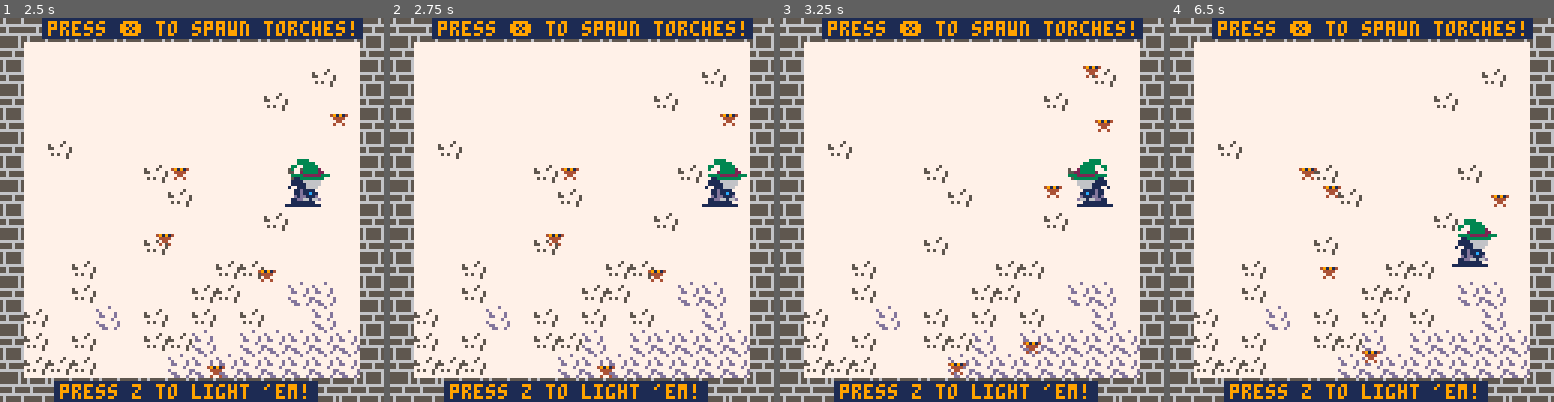
Above: before the commit, frames 1-4 (left to right).
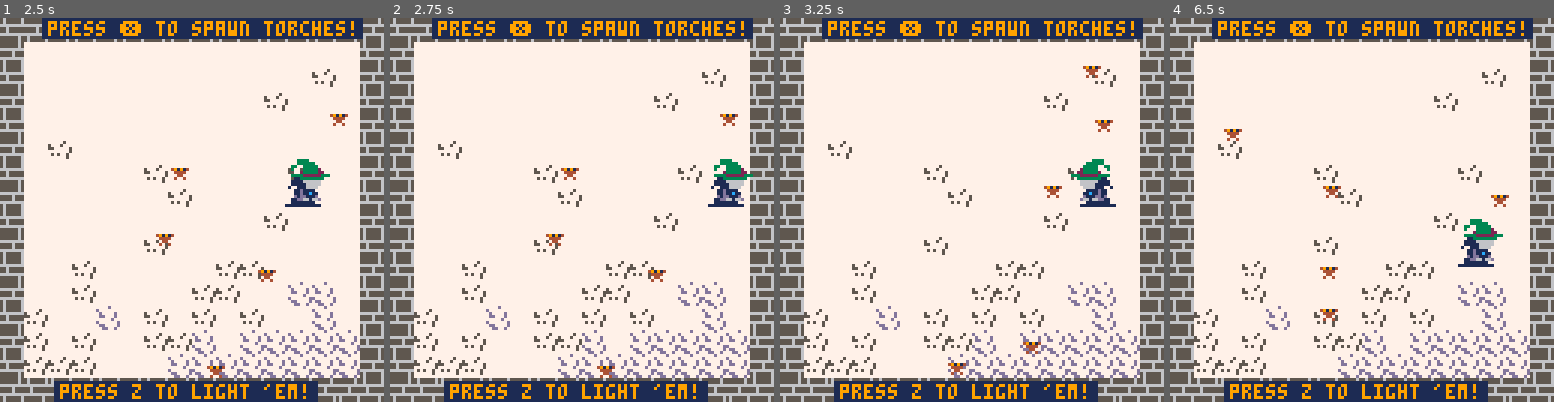
Above: after the commit, the same moments.

Repository: agentnyrro/pico-8-witchquest
Game: PICO-8 cartridge witch.p8
The game is run twice, just before and just after one commit, with the same random seed, the same clock (stepped at 60 frames per second) and the same inputs.
Inputs:
- Up to frame 1 (2.5 s): tap X (X key) at 0.33, 1.07, 1.85 s; tap O (Z key) at 0.7, 1.7, 2.1 s; hold Right 1.6-2.1 s; hold Up 2.15-2.42 s; hold Right from 2.47 s (still down)
- Up to frame 2 (2.75 s): keep holding Right; tap O (Z key) at 2.5 s
- Up to frame 3 (3.25 s): tap O (Z key) at 2.9 s; tap X (X key) at 2.97 s; release Right at 3.03 s; hold Left from 3.08 s (still down)
- Up to frame 4 (6.5 s): tap O (Z key) every 0.4 s from 3.3 to 6.1 s; release Left at 3.58 s; hold Down 3.63-3.97 s; hold Right 4.02-4.68 s; tap X (X key) at 4.08, 5.2, 6.32 s; hold Up 4.73-5.03 s; hold Left 5.08-5.68 s; hold Down 5.73-6.03 s; hold Right from 6.08 s (still down)

Frame 1 is identical in both runs. In frame 2, 0.6% of the frame differs, in the area x 81-95%, y 36-50%; in frame 3, 0.4%; in frame 4, 1.0%, in the area x 14-87%, y 28-90%.

Commit message:
feat: add hitboxes

Diff:
--- a/witch.p8
+++ b/witch.p8
@@ -24,6 +24,10 @@
 										'witch', --kind
 										upd_witch, draw_witch)
 	witch.flip_x = false
+ witch.hitbox.l += 2
+ witch.hitbox.r -= 2
+ witch.hitbox.t += 3
+ witch.lay_draw = 1 --above everything else
 	add(objects, witch)
 end
 
@@ -48,16 +52,19 @@
 
 function _draw()
   map()
-  --print_status()
-  for o in all(objects) do
-			o:draw_fun(o)
-		end
-
   rectfill(14, 0, 120, 6, 1)
   rectfill(18, 121, 105, 127, 1)
 
   print('press ❎ to spawn torches!', 16, 1,9)
   print("press z to light 'em!", 20, 122,9)
+  --print_status()
+  for i = 0, 1 do
+   for o in all(objects) do
+    if (o.lay_draw == i) then
+     o:draw_fun(o)
+    end
+   end
+  end
   camera(flr(witch.x/128)*128,
   							flr(witch.y/128)*128)
 end
@@ -78,7 +85,9 @@
 		h = h,
 		kind = kind,
 		upd_fun = upd_fun,
-		draw_fun = draw_fun
+		draw_fun = draw_fun,
+		lay_draw = 0, --layer of drawing
+		hitbox = {l=x, r=x+8*w-1, t=y, b=y+8*h-1} --default is whole sprite
 	}
 
 	return o
@@ -103,6 +112,7 @@
 checks for objs occupying pixel x,y;
 compares against  the self object for possible collisions
 --]]
+--[[
 function obj_at(self, x, y, o_kind)
 	for o in all(objects) do
 		if o ~= self and occupies_spc(o, x, y) then
@@ -120,9 +130,10 @@
 
 	return false
 end
+--]]
 
 --checks if object o occupies pixel x,y
-function occupies_spc(o, x, y)
+--[[function occupies_spc(o, x, y)
 	for i = o.x, (o.x+8*o.w)-1 do
 		for j = o.y, (o.y+8*o.h)-1 do
 			if (i==x and j==y) then
@@ -133,13 +144,14 @@
 
 	return false
 end
+--]]
 
 -- checks if overlap between specified object's sprite and rectangle
 function overlap(o, x1, x2, y1, y2)
- o_l = o.x -- object's left edge
- o_r = o.x+8*o.w-1 -- right edge
- o_t = o.y -- top edge
- o_b = o.y+8*o.h-1 -- bottom edge
+ local o_l = o.hitbox.l -- object's left edge
+ local o_r = o.hitbox.r -- right edge
+ local o_t = o.hitbox.t -- top edge
+ local o_b = o.hitbox.b -- bottom edge
 
  if o_l > x2 or x1 > o_r then
   return false
@@ -165,10 +177,10 @@
 -- has colision with walls
 -- ]]
 function collide_walls(o, dx, dy)
-	local x1 = flr((o.x + dx) / 8) -- left edge
- local x2 = flr((o.x + dx + o.w * 8 - 1) / 8) -- right edge
- local y1 = flr((o.y + dy) / 8) -- top edge
- local y2 = flr((o.y + dy + o.h * 8 - 1) / 8) -- bottom edge
+	local x1 = flr((o.hitbox.l + dx) / 8) -- left edge
+ local x2 = flr((o.hitbox.r + dx) / 8) -- right edge
+ local y1 = flr((o.hitbox.t + dy) / 8) -- top edge
+ local y2 = flr((o.hitbox.b + dy) / 8) -- bottom edge
 
  for i=x1, x2 do
   for j=y1, y2 do
@@ -187,10 +199,10 @@
  has colision with objects
 --]]
 function collide_objects(o, dx, dy, col_type)
- local x1 = o.x + dx -- left edge
- local x2 = o.x + dx + o.w * 8 - 1-- right edge
- local y1 = o.y + dy -- top edge
- local y2 = o.y + dy + o.h * 8 - 1 -- bottom edge
+ local x1 = o.hitbox.l + dx -- left edge
+ local x2 = o.hitbox.r + dx -- right edge
+ local y1 = o.hitbox.t + dy -- top edge
+ local y2 = o.hitbox.b + dy -- bottom edge
 
  for o2 in all(objects) do
   if o2 != o and (o2.kind == col_type or col_type == '*') and (overlap(o2, x1, x2, y1, y2)) then
@@ -215,7 +227,9 @@
 										1, 1, -- width, height
 										'torch', --kind
 										upd_torch, draw_obj)
-
+		t.hitbox.l +=1
+  t.hitbox.r -= 1
+  t.hitbox.t += 4
 		if not collide_walls(t, 0, 0) and not collide_objects(t, 0, 0, '*') then
 			add(objects, t)
 			i += 1
@@ -228,18 +242,41 @@
 		-- up
 		if witch.k == 66 and collide_objects(t, 0, 1, 'witch') then
 			t.k = 6
+			t.hitbox.t = t.y
+   if collide_objects(t, 0, 0, 'witch') then
+    -- teleport witch below
+    witch.y = t.y + t.h*8
+    recalc_w_hitbox()
+   end
 
 		--down
 		elseif witch.k == 68 and collide_objects(t, 0, -1, 'witch') then
 			t.k = 6
+			t.hitbox.t = t.y
+   if collide_objects(t, 0, 0, 'witch') then
+    -- teleport witch above
+    witch.y = t.y - witch.h*8
+    recalc_w_hitbox()
+   end
 
 		--left
 		elseif witch.k == 64 and not witch.flip_x and collide_objects(t, 1, 0, 'witch') then
 			t.k = 6
-
+			t.hitbox.t = t.y
+   if collide_objects(t, 0, 0, 'witch') then
+    -- teleport witch right
+    witch.x = t.y + t.w*8
+    recalc_w_hitbox()
+   end
 		--right
 		elseif witch.k == 64 and witch.flip_x and collide_objects(t, -1, 0, 'witch') then
 			t.k = 6
+   t.hitbox.t = t.y
+   if collide_objects(t, 0, 0, 'witch') then
+    -- teleport witch left
+    witch.x = t.x - witch.w*8
+    recalc_w_hitbox()
+   end
 		end
 	end
 end
@@ -250,7 +287,9 @@
 function move_witch(w)
 	--move x
 	if not collide_walls(w, w.dx, 0) and not collide_objects(w, w.dx, 0, 'torch') then
-  w.x = flr(w.x+w.dx)
+  w.x += w.dx
+  w.hitbox.l += w.dx
+  w.hitbox.r += w.dx
 	elseif abs(w.dx) == w.speed then
  	w.dx /= w.speed
  	move_witch(w)
@@ -258,7 +297,9 @@
 
 	--move y
  if not collide_walls(w, 0, w.dy) and not collide_objects(w, 0, w.dy, 'torch')then
-   w.y = flr(w.y+w.dy)
+   w.y += w.dy
+   w.hitbox.t += w.dy
+   w.hitbox.b += w.dy
  elseif abs(w.dy) == w.speed then
  	w.dy /= w.speed
  	move_witch(w)
@@ -273,6 +314,13 @@
   	w.w, w.h, w.flip_x)
 end
 
+
+function recalc_w_hitbox()
+ witch.hitbox.l = witch.x + 2
+ witch.hitbox.r = witch.x + 8*witch.w - 1 -2
+ witch.hitbox.t = witch.y + 3
+ witch.hitbox.b = witch.y + 8*witch.h - 1
+end
 
 -- player movement
 function upd_witch(w)
